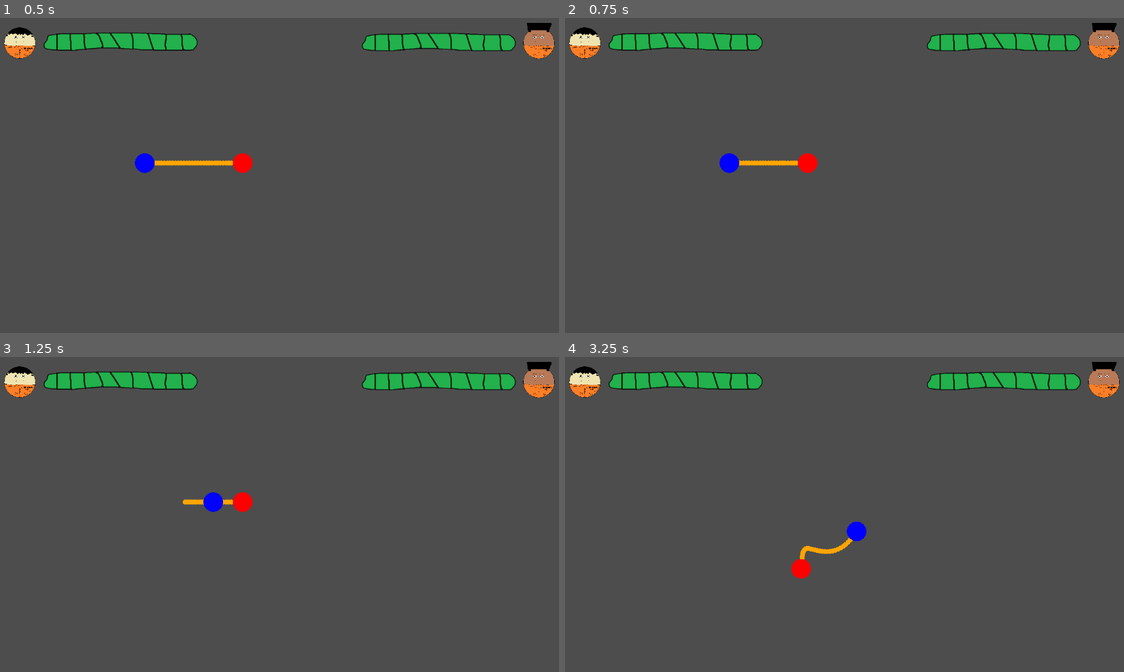
Above: before the commit, frames 1-4 (two rows, left to right).
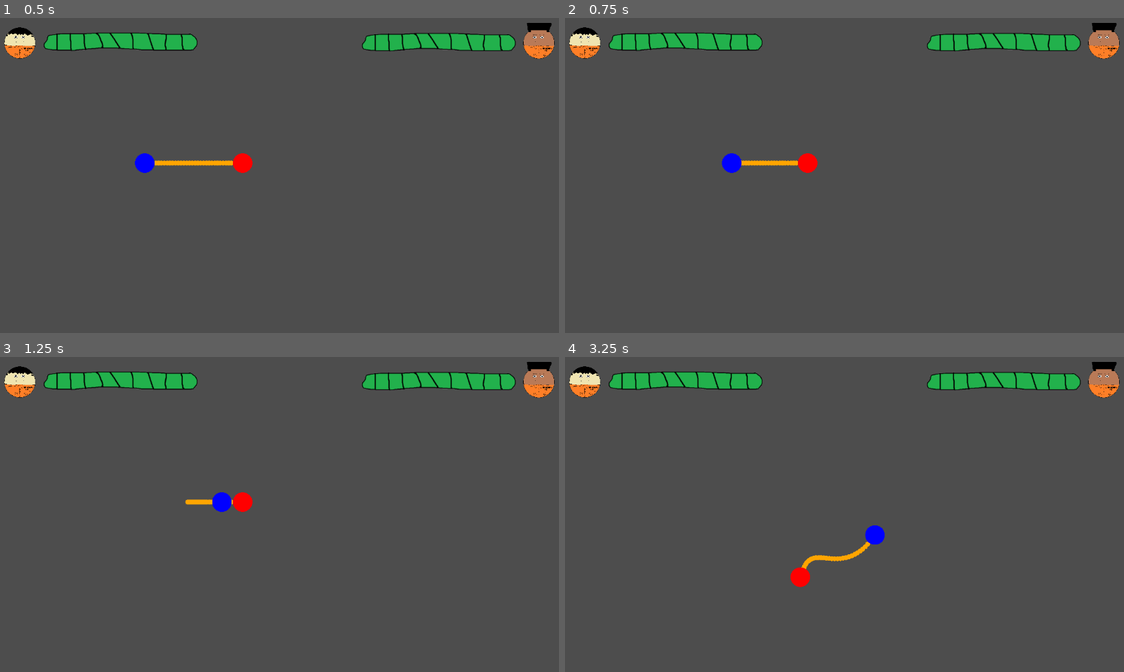
Above: after the commit, the same moments.

Repository: K2bit/PrisonGame
Game: Godot game, scene res://game.tscn
The game is run twice, just before and just after one commit, with the same random seed, the same clock (stepped at 60 frames per second) and the same inputs.
Inputs:
- Up to frame 1 (0.5 s): no input
- Up to frame 2 (0.75 s): tap Enter at 0.5 s; hold D from 0.53 s (still down); hold R from 0.53 s (still down)
- Up to frame 3 (1.25 s): keep holding D; keep holding R
- Up to frame 4 (3.25 s): release D at 1.28 s; release R at 1.28 s; hold S 1.28-2.03 s; tap I at 1.35 s; hold D 2.03-2.78 s; hold K 2.03-2.78 s; hold W from 2.78 s (still down); tap J at 2.85 s

Frame 1 is identical in both runs. In frame 2, less than 0.1% of the frame differs, in the area x 27-32%, y 42-50%; in frame 3, 0.2%; in frame 4, 0.9%, in the area x 40-58%, y 52-74%.

Commit message:
Added: increased player-movement speeds

Diff:
--- a/game.tscn
+++ b/game.tscn
@@ -22,10 +22,12 @@
 
 [node name="Player1" parent="." groups=["players"] instance=ExtResource("2_feb5d")]
 position = Vector2(300, 300)
+speed = 225.0
 
 [node name="Player2" parent="." groups=["players"] instance=ExtResource("2_feb5d")]
 position = Vector2(500, 300)
 player_id = 2
+speed = 225.0
 
 [node name="ZombieSpawner" type="Node2D" parent="."]
 script = ExtResource("3_feb5d")
Not shown, added: assets/ui/menu/back-hover.png.import
Not shown, added: assets/ui/menu/back-selected.png.import
Not shown, added: assets/ui/menu/back.png.import
Not shown, added: assets/ui/menu/difficulty-hover.png.import
Not shown, added: assets/ui/menu/difficulty-selected.png.import
Not shown, added: assets/ui/menu/difficulty.png.import
Not shown, added: assets/ui/menu/exit-hover.png.import
Not shown, added: assets/ui/menu/exit-selected.png.import
Not shown, added: assets/ui/menu/exit.png.import
Not shown, added: assets/ui/menu/options-hover.png.import
Not shown, added: assets/ui/menu/options-selected.png.import
Not shown, added: assets/ui/menu/options.png.import
(and 4 more such lines)
